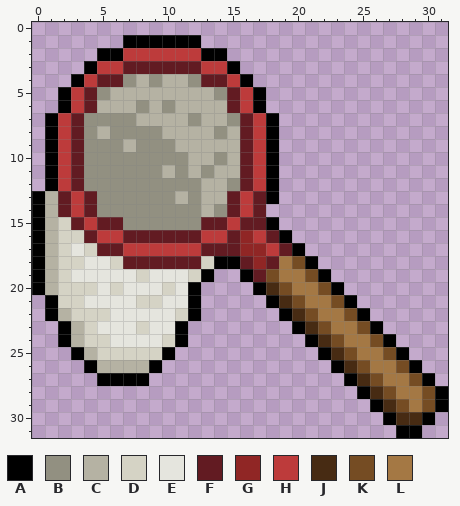
One commit to this pixel-art sprite: items/active/weapons/melee/miniknognet/bugnetbig.png. This is how it looked before the edit.
The file is 32x32 pixels.
Palette (. is transparent): A #000000  B #929081  C #b5b2a3  D #d5d3c5  E #e5e5de  F #621b22  G #902625  H #bd3b3b  J #472b13  K #754c23  L #a47844
Pixels before, first column x 0:
 1 .......AAAAAA...................
 2 .....AAHHHHHHAA.................
 3 ....AHHFFFFFFHHA................
 4 ...AHFFBCBCCBFFHA...............
 5 ..AHFBCCCCCCCCBFHA..............
 6 ..AHFCCCBCBCCCCFHA..............
 7 .AHFBBBBCCCCBCCBFHA.............
 8 .AHFBCBBBBCCCCBCFHA.............
 9 .AHFBBBCBBBCCCCCFHA.............
10 .AHFBBBBBBBBCCBCFHA.............
11 .AHFBBBBBBCBCBCCFHA.............
12 .AHFBBBBBBBBBCCBFHA.............
13 ACFHFBBBBBBCBCCFHFA.............
14 ACFHFBBBBBBBBCBFHF..............
15 ACDFHFFBBBBBBFFHFFA.............
16 ACDDFHHFFFFFFHHFGHFA............
17 ACDEDFFHHHHHHFFFGGHFA...........
18 ACDDEEDFFFFFFDAAFGFLKA..........
19 ACDEEEEEDEEEDA..AFKLLKA.........
20 ACDDDEDEEEDEA....AJKLLKA........
21 .ADDEEEEDDEEA.....AJKLLKA.......
22 .ACDDDEEEEEDA......AJKLLKA......
23 ..ACDEEEDEEA........AJKLLKA.....
24 ..ACDDEEEEDA.........AJKLLKA....
25 ...ACDDDDDA...........AJKLLKA...
26 ....ACCCCA.............AJKLLKA..
27 .....AAAA...............AJKLLKA.
28 .........................AJKLLKA
29 ..........................AJKLKA
30 ...........................AJJA.
31 ............................AA..
After:
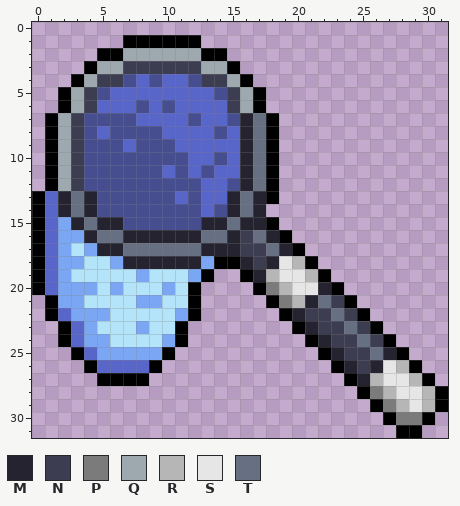
Colours new in this view: M #24232f  N #3d3d51  P #7b7b7b  Q #9da8af  R #b6b6b6  S #e6e6e6  T #676f83
Change:
colour B: #929081 -> #464e90
colour C: #b5b2a3 -> #5865c9
colour D: #d5d3c5 -> #7ba6f4
colour E: #e5e5de -> #b3e4f9
y 2: x 7..12 HHHHHH -> QQQQQQ
y 3: x 5..14 HHFFFFFFHH -> QQNNNNNNQQ
y 4: x 4..6 HFF -> QNN; x 13..15 FFH -> NNQ
y 5..6: x 3..4 HF -> QN; x 15..16 FH -> NQ
y 7..12: x 2..3 HF -> QN; x 16..17 FH -> MT
y 13..14: x 2..4 FHF -> MTM; x 15..17 FHF -> MTM
y 15: x 3..6 FHFF -> MTMM; x 13..17 FFHFF -> MMTMM
y 16: x 4..18 FHHFFFFFFHHFGHF -> MTTMMMMMMTTMNTM
y 17: x 5..19 FFHHHHHHFFFGGHF -> MMTTTTTTMMMNNTM
y 18: x 7..12 FFFFFF -> MMMMMM; x 16..20 FGFLK -> MNMSR
y 19: x 17..21 FKLLK -> MRSSR
y 20: x 18..22 JKLLK -> PRSSM
y 21: x 19..23 JKLLK -> PRMTN
y 22: x 20..24 JKLLK -> MNNTN
y 23: x 21..25 JKLLK -> MNNTN
y 24: x 22..26 JKLLK -> MNNTN
y 25: x 23..27 JKLLK -> MNNTM
y 26: x 24..28 JKLLK -> MNMSR
y 27: x 25..29 JKLLK -> MRSSR
y 28: x 26..30 JKLLK -> PRSSR
y 29: x 27..30 JKLK -> PRSR
y 30: x 28..29 JJ -> PP
Boxes around the changes in both pictures, in picture pixels (x1, y1, x2, y2):
changed: (45, 48, 435, 425)
